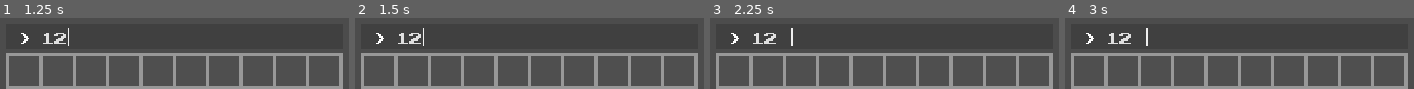
Above: before the commit, frames 1-4 (left to right).
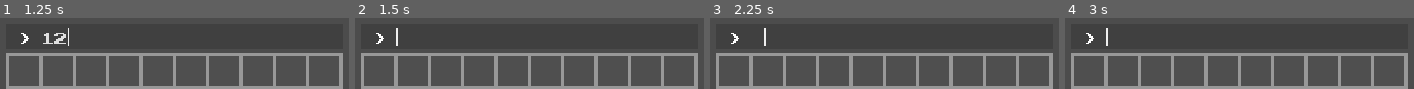
Above: after the commit, the same moments.

Repository: marc1mueller/RGD-SS21
Game: Godot game, scene res://Scenes/Game.tscn
The game is run twice, just before and just after one commit, with the same random seed, the same clock (stepped at 60 frames per second) and the same inputs.
Inputs (mouse positions are in pixels of both pictures, inside the frame that each line leads up to):
- Up to frame 1 (1.25 s): click (191, 36) at 0.52 s; type "12" at 0.6 s
- Up to frame 2 (1.5 s): tap Enter at 1.25 s
- Up to frame 3 (2.25 s): tap Space at 2 s
- Up to frame 4 (3 s): tap Enter at 2.75 s

Frame 1 is identical in both runs. In frame 2, 0.7% of the frame differs, in the area x 11-20%, y 14-40%; in frame 3, 0.7%; in frame 4, 0.8%, in the area x 11-24%, y 14-40%.
Error after the commit: Invalid get index '0' (on base: 'PoolStringArray'). (res://Scripts/CommandProcessor.gd:8)

Commit message:
command processor hinzugefügt.

Diff:
--- a/Scenes/Game.tscn
+++ b/Scenes/Game.tscn
@@ -1,9 +1,188 @@
-[gd_scene load_steps=3 format=2]
+[gd_scene load_steps=12 format=2]
 
-[ext_resource path="res://Scenes/Interface.tscn" type="PackedScene" id=1]
+[ext_resource path="res://Scripts/Input/Input.gd" type="Script" id=1]
 [ext_resource path="res://Scripts/Game/Game.gd" type="Script" id=2]
+[ext_resource path="res://Fonts/PressStart2P.ttf" type="DynamicFontData" id=3]
+[ext_resource path="res://Scripts/CommandProcessor.gd" type="Script" id=4]
+
+[sub_resource type="StyleBoxFlat" id=1]
+bg_color = Color( 0.235294, 0.235294, 0.235294, 0.74902 )
+
+[sub_resource type="DynamicFont" id=2]
+size = 8
+extra_spacing_top = 3
+font_data = ExtResource( 3 )
+
+[sub_resource type="StyleBoxEmpty" id=3]
+
+[sub_resource type="StyleBoxEmpty" id=4]
+
+[sub_resource type="DynamicFont" id=5]
+size = 8
+extra_spacing_top = 3
+font_data = ExtResource( 3 )
+
+[sub_resource type="StyleBoxFlat" id=6]
+
+[sub_resource type="StyleBoxFlat" id=7]
+bg_color = Color( 0.313726, 0.313726, 0.313726, 1 )
 
 [node name="Game" type="Node"]
 script = ExtResource( 2 )
 
-[node name="Interface" parent="." instance=ExtResource( 1 )]
+[node name="CommandProcessor" type="Node" parent="."]
+script = ExtResource( 4 )
+
+[node name="Interface" type="Control" parent="."]
+anchor_right = 1.0
+anchor_bottom = 1.0
+__meta__ = {
+"_edit_use_anchors_": false
+}
+
+[node name="VBoxContainer" type="VBoxContainer" parent="Interface"]
+anchor_left = 0.5
+anchor_top = 1.0
+anchor_right = 0.5
+anchor_bottom = 1.0
+margin_left = -101.0
+margin_top = -39.0
+margin_right = 101.0
+custom_constants/separation = 2
+__meta__ = {
+"_edit_use_anchors_": false
+}
+
+[node name="InputArea" type="PanelContainer" parent="Interface/VBoxContainer"]
+margin_right = 202.0
+margin_bottom = 15.0
+rect_min_size = Vector2( 0, 15 )
+custom_styles/panel = SubResource( 1 )
+
+[node name="HBoxContainer" type="HBoxContainer" parent="Interface/VBoxContainer/InputArea"]
+margin_right = 202.0
+margin_bottom = 15.0
+custom_constants/separation = 5
+
+[node name="Caret" type="Label" parent="Interface/VBoxContainer/InputArea/HBoxContainer"]
+margin_top = 2.0
+margin_right = 16.0
+margin_bottom = 13.0
+custom_fonts/font = SubResource( 2 )
+text = " >"
+
+[node name="Input" type="LineEdit" parent="Interface/VBoxContainer/InputArea/HBoxContainer"]
+margin_left = 21.0
+margin_right = 202.0
+margin_bottom = 15.0
+size_flags_horizontal = 3
+custom_styles/focus = SubResource( 3 )
+custom_styles/normal = SubResource( 4 )
+custom_fonts/font = SubResource( 5 )
+max_length = 20
+script = ExtResource( 1 )
+
+[node name="Inventory" type="PanelContainer" parent="Interface/VBoxContainer"]
+margin_top = 17.0
+margin_right = 202.0
+margin_bottom = 39.0
+size_flags_vertical = 3
+custom_styles/panel = SubResource( 6 )
+
+[node name="MarginContainer" type="MarginContainer" parent="Interface/VBoxContainer/Inventory"]
+margin_right = 202.0
+margin_bottom = 22.0
+custom_constants/margin_right = 2
+custom_constants/margin_top = 2
+custom_constants/margin_left = 2
+custom_constants/margin_bottom = 2
+
+[node name="Slots" type="HBoxContainer" parent="Interface/VBoxContainer/Inventory/MarginContainer"]
+margin_left = 2.0
+margin_top = 2.0
+margin_right = 200.0
+margin_bottom = 20.0
+rect_pivot_offset = Vector2( 26, -82.2717 )
+custom_constants/separation = 2
+
+[node name="Slot" type="Panel" parent="Interface/VBoxContainer/Inventory/MarginContainer/Slots"]
+margin_right = 18.0
+margin_bottom = 18.0
+rect_min_size = Vector2( 18, 18 )
+size_flags_horizontal = 3
+custom_styles/panel = SubResource( 7 )
+
+[node name="Slot2" type="Panel" parent="Interface/VBoxContainer/Inventory/MarginContainer/Slots"]
+margin_left = 20.0
+margin_right = 38.0
+margin_bottom = 18.0
+rect_min_size = Vector2( 18, 18 )
+size_flags_horizontal = 3
+custom_styles/panel = SubResource( 7 )
+
+[node name="Slot3" type="Panel" parent="Interface/VBoxContainer/Inventory/MarginContainer/Slots"]
+margin_left = 40.0
+margin_right = 58.0
+margin_bottom = 18.0
+rect_min_size = Vector2( 18, 18 )
+size_flags_horizontal = 3
+custom_styles/panel = SubResource( 7 )
+
+[node name="Slot4" type="Panel" parent="Interface/VBoxContainer/Inventory/MarginContainer/Slots"]
+margin_left = 60.0
+margin_right = 78.0
+margin_bottom = 18.0
+rect_min_size = Vector2( 18, 18 )
+size_flags_horizontal = 3
+custom_styles/panel = SubResource( 7 )
+
+[node name="Slot5" type="Panel" parent="Interface/VBoxContainer/Inventory/MarginContainer/Slots"]
+margin_left = 80.0
+margin_right = 98.0
+margin_bottom = 18.0
+rect_min_size = Vector2( 18, 18 )
+size_flags_horizontal = 3
+custom_styles/panel = SubResource( 7 )
+
+[node name="Slot6" type="Panel" parent="Interface/VBoxContainer/Inventory/MarginContainer/Slots"]
+margin_left = 100.0
+margin_right = 118.0
+margin_bottom = 18.0
+rect_min_size = Vector2( 18, 18 )
+size_flags_horizontal = 3
+custom_styles/panel = SubResource( 7 )
+
+[node name="Slot7" type="Panel" parent="Interface/VBoxContainer/Inventory/MarginContainer/Slots"]
+margin_left = 120.0
+margin_right = 138.0
+margin_bottom = 18.0
+rect_min_size = Vector2( 18, 18 )
+size_flags_horizontal = 3
+custom_styles/panel = SubResource( 7 )
+
+[node name="Slot8" type="Panel" parent="Interface/VBoxContainer/Inventory/MarginContainer/Slots"]
+margin_left = 140.0
+margin_right = 158.0
+margin_bottom = 18.0
+rect_min_size = Vector2( 18, 18 )
+size_flags_horizontal = 3
+custom_styles/panel = SubResource( 7 )
+
+[node name="Slot9" type="Panel" parent="Interface/VBoxContainer/Inventory/MarginContainer/Slots"]
+margin_left = 160.0
+margin_right = 178.0
+margin_bottom = 18.0
+rect_min_size = Vector2( 18, 18 )
+size_flags_horizontal = 3
+custom_styles/panel = SubResource( 7 )
+
+[node name="Slot10" type="Panel" parent="Interface/VBoxContainer/Inventory/MarginContainer/Slots"]
+margin_left = 180.0
+margin_right = 198.0
+margin_bottom = 18.0
+rect_min_size = Vector2( 18, 18 )
+size_flags_horizontal = 3
+custom_styles/panel = SubResource( 7 )
+
+[connection signal="text_entered" from="Interface/VBoxContainer/InputArea/HBoxContainer/Input" to="." method="_on_Input_text_entered"]
+[connection signal="text_entered" from="Interface/VBoxContainer/InputArea/HBoxContainer/Input" to="Interface/VBoxContainer/InputArea/HBoxContainer/Input" method="_on_Input_text_entered"]
--- a/Scenes/Interface.tscn
+++ /dev/null
@@ -1,177 +0,0 @@
-[gd_scene load_steps=10 format=2]
-
-[ext_resource path="res://Fonts/PressStart2P.ttf" type="DynamicFontData" id=1]
-[ext_resource path="res://Scripts/Input/Input.gd" type="Script" id=2]
-
-[sub_resource type="StyleBoxFlat" id=3]
-bg_color = Color( 0.235294, 0.235294, 0.235294, 0.74902 )
-
-[sub_resource type="DynamicFont" id=6]
-size = 8
-extra_spacing_top = 3
-font_data = ExtResource( 1 )
-
-[sub_resource type="StyleBoxEmpty" id=7]
-
-[sub_resource type="StyleBoxEmpty" id=4]
-
-[sub_resource type="DynamicFont" id=5]
-size = 8
-extra_spacing_top = 3
-font_data = ExtResource( 1 )
-
-[sub_resource type="StyleBoxFlat" id=1]
-
-[sub_resource type="StyleBoxFlat" id=2]
-bg_color = Color( 0.313726, 0.313726, 0.313726, 1 )
-
-[node name="Interface" type="Control"]
-anchor_right = 1.0
-anchor_bottom = 1.0
-__meta__ = {
-"_edit_use_anchors_": false
-}
-
-[node name="VBoxContainer" type="VBoxContainer" parent="."]
-anchor_left = 0.5
-anchor_top = 1.0
-anchor_right = 0.5
-anchor_bottom = 1.0
-margin_left = -101.0
-margin_top = -39.0
-margin_right = 101.0
-custom_constants/separation = 2
-__meta__ = {
-"_edit_use_anchors_": false
-}
-
-[node name="InputArea" type="PanelContainer" parent="VBoxContainer"]
-margin_right = 202.0
-margin_bottom = 15.0
-rect_min_size = Vector2( 0, 15 )
-custom_styles/panel = SubResource( 3 )
-
-[node name="HBoxContainer" type="HBoxContainer" parent="VBoxContainer/InputArea"]
-margin_right = 202.0
-margin_bottom = 15.0
-custom_constants/separation = 5
-
-[node name="Caret" type="Label" parent="VBoxContainer/InputArea/HBoxContainer"]
-margin_top = 2.0
-margin_right = 16.0
-margin_bottom = 13.0
-custom_fonts/font = SubResource( 6 )
-text = " >"
-
-[node name="Input" type="LineEdit" parent="VBoxContainer/InputArea/HBoxContainer"]
-margin_left = 21.0
-margin_right = 202.0
-margin_bottom = 15.0
-size_flags_horizontal = 3
-custom_styles/focus = SubResource( 7 )
-custom_styles/normal = SubResource( 4 )
-custom_fonts/font = SubResource( 5 )
-max_length = 20
-script = ExtResource( 2 )
-
-[node name="Inventory" type="PanelContainer" parent="VBoxContainer"]
-margin_top = 17.0
-margin_right = 202.0
-margin_bottom = 39.0
-size_flags_vertical = 3
-custom_styles/panel = SubResource( 1 )
-
-[node name="MarginContainer" type="MarginContainer" parent="VBoxContainer/Inventory"]
-margin_right = 202.0
-margin_bottom = 22.0
-custom_constants/margin_right = 2
-custom_constants/margin_top = 2
-custom_constants/margin_left = 2
-custom_constants/margin_bottom = 2
-
-[node name="Slots" type="HBoxContainer" parent="VBoxContainer/Inventory/MarginContainer"]
-margin_left = 2.0
-margin_top = 2.0
-margin_right = 200.0
-margin_bottom = 20.0
-rect_pivot_offset = Vector2( 26, -82.2717 )
-custom_constants/separation = 2
-
-[node name="Slot" type="Panel" parent="VBoxContainer/Inventory/MarginContainer/Slots"]
-margin_right = 18.0
-margin_bottom = 18.0
-rect_min_size = Vector2( 18, 18 )
-size_flags_horizontal = 3
-custom_styles/panel = SubResource( 2 )
-
-[node name="Slot2" type="Panel" parent="VBoxContainer/Inventory/MarginContainer/Slots"]
-margin_left = 20.0
-margin_right = 38.0
-margin_bottom = 18.0
-rect_min_size = Vector2( 18, 18 )
-size_flags_horizontal = 3
-custom_styles/panel = SubResource( 2 )
-
-[node name="Slot3" type="Panel" parent="VBoxContainer/Inventory/MarginContainer/Slots"]
-margin_left = 40.0
-margin_right = 58.0
-margin_bottom = 18.0
-rect_min_size = Vector2( 18, 18 )
-size_flags_horizontal = 3
-custom_styles/panel = SubResource( 2 )
-
-[node name="Slot4" type="Panel" parent="VBoxContainer/Inventory/MarginContainer/Slots"]
-margin_left = 60.0
-margin_right = 78.0
-margin_bottom = 18.0
-rect_min_size = Vector2( 18, 18 )
-size_flags_horizontal = 3
-custom_styles/panel = SubResource( 2 )
-
-[node name="Slot5" type="Panel" parent="VBoxContainer/Inventory/MarginContainer/Slots"]
-margin_left = 80.0
-margin_right = 98.0
-margin_bottom = 18.0
-rect_min_size = Vector2( 18, 18 )
-size_flags_horizontal = 3
-custom_styles/panel = SubResource( 2 )
-
-[node name="Slot6" type="Panel" parent="VBoxContainer/Inventory/MarginContainer/Slots"]
-margin_left = 100.0
-margin_right = 118.0
-margin_bottom = 18.0
-rect_min_size = Vector2( 18, 18 )
-size_flags_horizontal = 3
-custom_styles/panel = SubResource( 2 )
-
-[node name="Slot7" type="Panel" parent="VBoxContainer/Inventory/MarginContainer/Slots"]
-margin_left = 120.0
-margin_right = 138.0
-margin_bottom = 18.0
-rect_min_size = Vector2( 18, 18 )
-size_flags_horizontal = 3
-custom_styles/panel = SubResource( 2 )
-
-[node name="Slot8" type="Panel" parent="VBoxContainer/Inventory/MarginContainer/Slots"]
-margin_left = 140.0
-margin_right = 158.0
-margin_bottom = 18.0
-rect_min_size = Vector2( 18, 18 )
-size_flags_horizontal = 3
-custom_styles/panel = SubResource( 2 )
-
-[node name="Slot9" type="Panel" parent="VBoxContainer/Inventory/MarginContainer/Slots"]
-margin_left = 160.0
-margin_right = 178.0
-margin_bottom = 18.0
-rect_min_size = Vector2( 18, 18 )
-size_flags_horizontal = 3
-custom_styles/panel = SubResource( 2 )
-
-[node name="Slot10" type="Panel" parent="VBoxContainer/Inventory/MarginContainer/Slots"]
-margin_left = 180.0
-margin_right = 198.0
-margin_bottom = 18.0
-rect_min_size = Vector2( 18, 18 )
-size_flags_horizontal = 3
-custom_styles/panel = SubResource( 2 )
--- /dev/null
+++ b/Scripts/CommandProcessor.gd
@@ -0,0 +1,27 @@
+extends Node
+
+func process_command(input: String):
+	var words = input.split(" ", false)
+	if words.size() == 0:
+		printerr("Error: no words found!")
+
+	var first_word = words[0].to_lower()
+	var second_word = ""
+	if words.size() > 1:
+		second_word = words[1].to_lower()
+
+	match first_word:
+		"goto":
+			goto(second_word)
+		"help":
+			help()
+		_:
+			pass
+
+
+func goto(second_word: String):
+	pass
+
+
+func help():
+	pass
--- a/Scripts/Game/Game.gd
+++ b/Scripts/Game/Game.gd
@@ -1,6 +1,14 @@
 extends Node
 
+onready var command_processor = $CommandProcessor
 
 # Called when the node enters the scene tree for the first time.
 func _ready() -> void:
 	pass # Replace with function body.
+
+
+func _on_Input_text_entered(new_text: String) -> void:
+	if new_text.empty():
+		return
+
+	var response = command_processor.process_command(new_text)
--- a/Scripts/Input/Input.gd
+++ b/Scripts/Input/Input.gd
@@ -4,3 +4,7 @@
 # Called when the node enters the scene tree for the first time.
 func _ready() -> void:
 	grab_focus()
+
+
+func _on_Input_text_entered(new_text: String) -> void:
+	clear()
--- a/project.godot
+++ b/project.godot
@@ -18,10 +18,9 @@
 
 window/size/width=480
 window/size/height=270
-window/size/test_width=1600
-window/size/test_height=900
+window/size/test_width=960
+window/size/test_height=540
 window/stretch/mode="viewport"
-window/stretch/aspect="expand"
 
 [physics]
 
